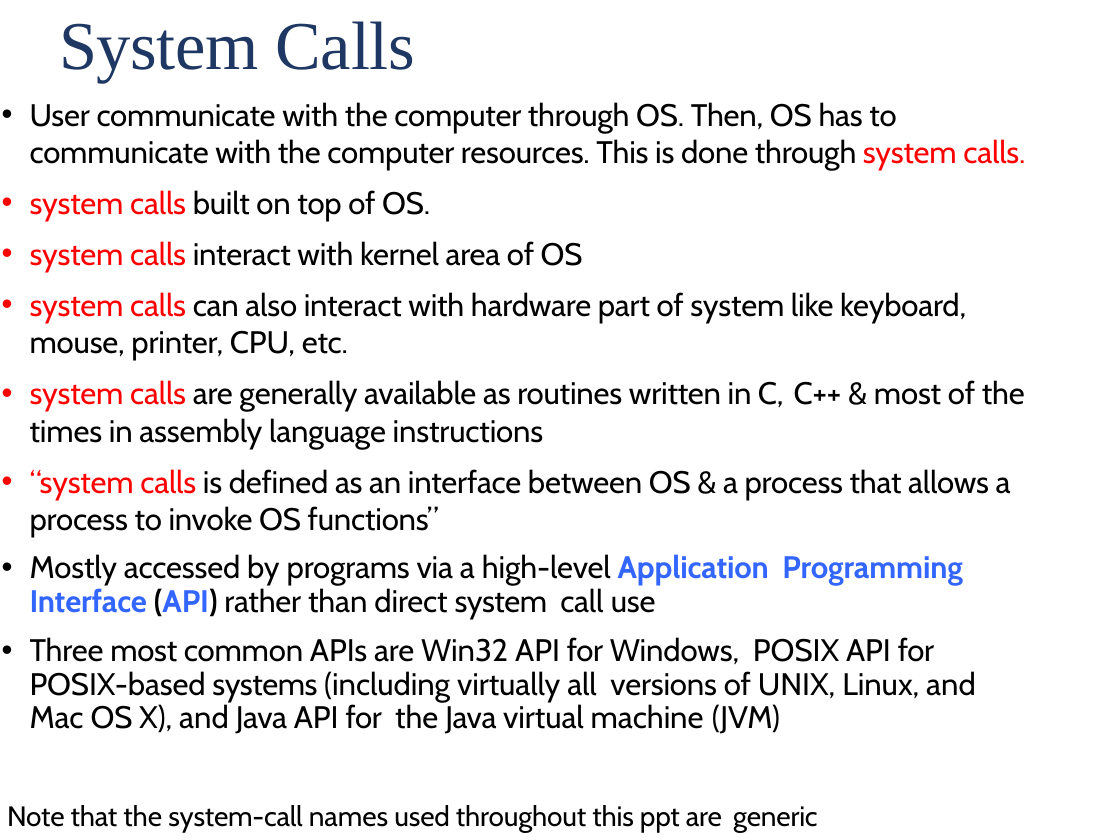
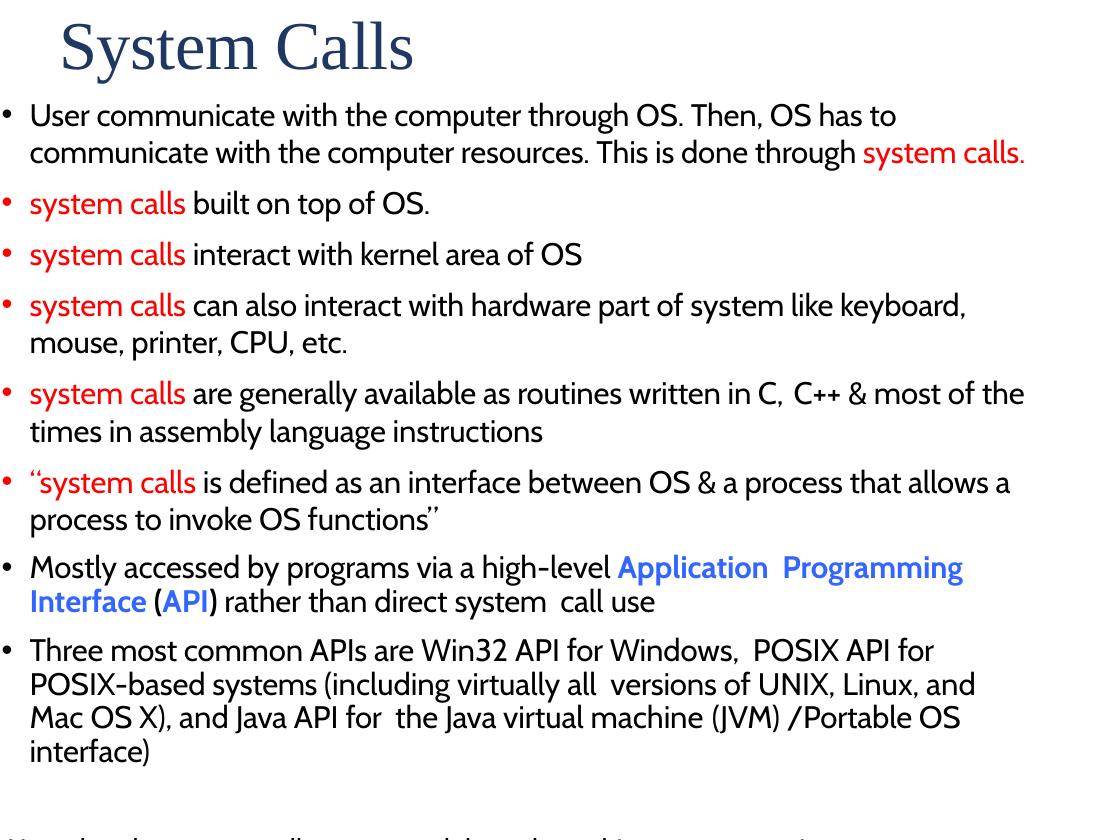
Before and after one commit to arjundontflex/notes.github.io, a slide deck: slide 32 of OS/OS_Module1_2023.pptx (slide 26 before the commit). Drawn at 1120x840 pixels with LibreOffice and Linux fonts; fonts in the diff are those of the drawing; background and template pictures are left out. Boxes give left, top, right and bottom in pixels: in the first picture for what was removed or moved away, otherwise in the second. Text is boxed around its words. In the diff, an @@ line names an element or a change of style, - is before the commit and + after.

```diff
--- a/OS/OS_Module1_2023.pptx
+++ b/OS/OS_Module1_2023.pptx
@@ text at [30,637,976,767]: text changed @@
-• Three most common APIs are Win32 API for Windows, POSIX API for POSIX-based systems (including virtually all versions of UNIX, Linux, and Mac OS X), and Java API for the Java virtual machine (JVM)
+• Three most common APIs are Win32 API for Windows, POSIX API for POSIX-based systems (including virtually all versions of UNIX, Linux, and Mac OS X), and Java API for the Java virtual machine (JVM) /Portable OS interface)
```
Also in this commit, not shown: 10 other slides changed, 6 slides added, 5 other files.
